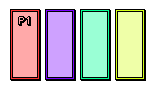
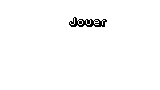
The second 160 × 90 image is a revision of the first. Changes to its layers:
added layer "Jouer #1" above "Jouer" over [69, 17, 107, 27]
renamed "Calque Copié" to "BoutonA", hid it, painted on it over [105, 9, 146, 81]
moved "P1" into group "Ecran Selec", painted on it over [18, 16, 34, 81]
moved "Arrière-plan" into group "Ecran Selec", painted on it over [10, 9, 146, 81]
